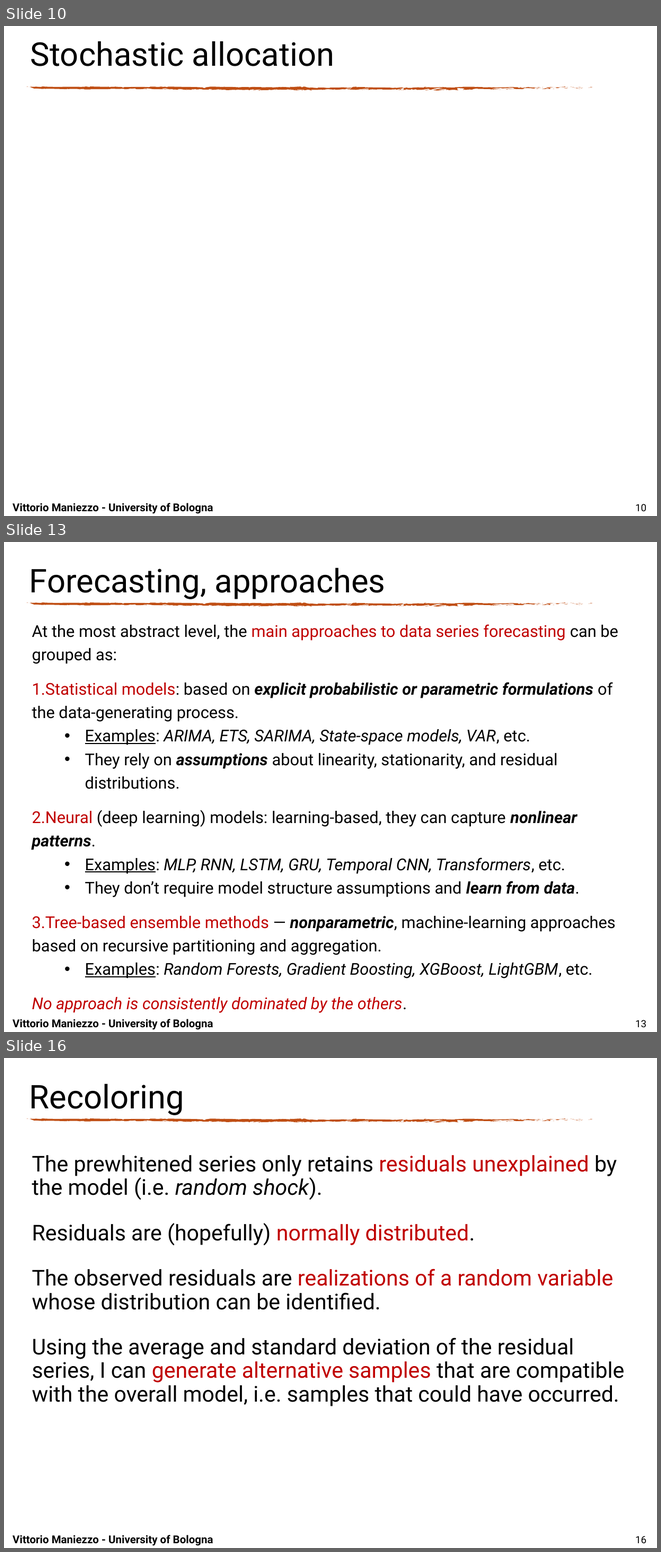
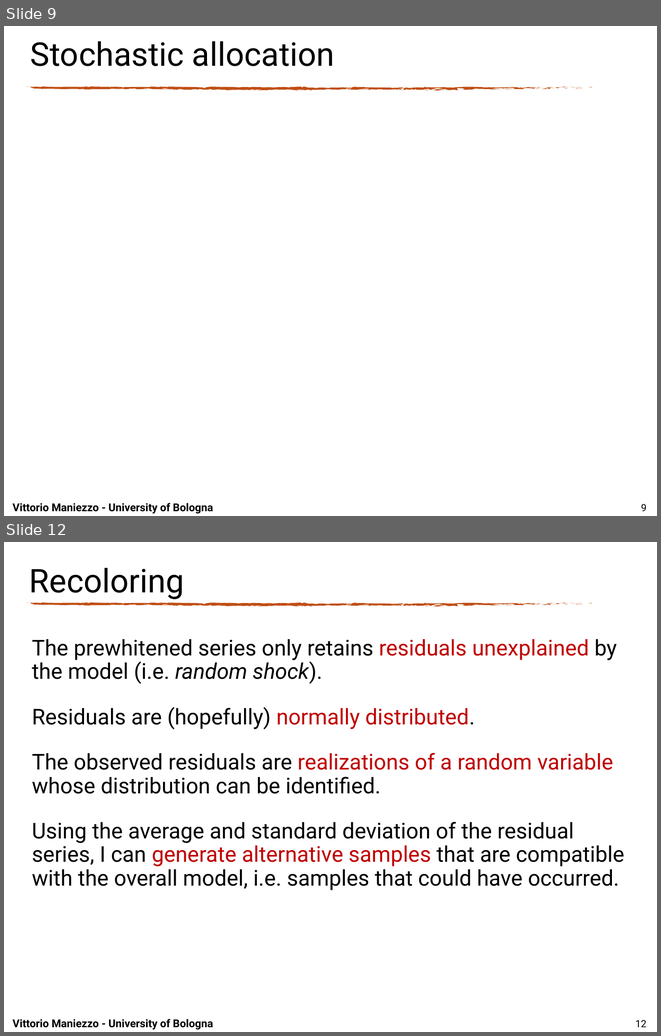
Before and after one commit to maniezzo/GDOforecast, a slide deck: doc/IFORS2026/Ifors_PPT_BESO.pptx. Shown one above the other, each under a label of ours: slides 10, 13 and 16 before the commit, slides 9 and 12 after it; the slides between them are not shown. The pictures are 661x1552 and 661x1036 pixels, drawn with LibreOffice and Linux fonts; fonts in the diff are those of the drawing; grey boxes stand for pictures; background and template pictures are left out. Boxes give left, top, right and bottom in pixels: in the first picture for what was removed or moved away, otherwise in the second. Text is boxed around its words. In the diff, an @@ line names an element or a change of style, - is before the commit and + after.

```diff
--- a/doc/IFORS2026/Ifors_PPT_BESO.pptx
+++ b/doc/IFORS2026/Ifors_PPT_BESO.pptx
@@ slide 13 removed at (x1=4, y1=542, x2=657, y2=1032), background #FFFFFF; not listed: 74 template elements that a slide beside it also shows @@
@@ title removed at (x1=29, y1=567, x2=386, y2=599) @@
-Forecasting, approaches
@@ text removed at (x1=32, y1=624, x2=618, y2=978) @@
-At the most abstract level, the main approaches to data series forecasting can be grouped as:
-1. Statistical models: based on explicit probabilistic or parametric formulations of the data-generating process.
-  • Examples: ARIMA, ETS, SARIMA, State-space models, VAR, etc.
-  • They rely on assumptions about linearity, stationarity, and residual distributions.
-2. Neural (deep learning) models: learning-based, they can capture nonlinear patterns.
-  • Examples: MLP, RNN, LSTM, GRU, Temporal CNN, Transformers, etc.
-  • They don’t require model structure assumptions and learn from data.
-3. Tree-based ensemble methods — nonparametric, machine-learning approaches based on recursive partitioning and aggregation.
-  • Examples: Random Forests, Gradient Boosting, XGBoost, LightGBM, etc.
-No approach is consistently dominated by the others.
@@ text removed at (x1=12, y1=1018, x2=213, y2=1030) @@
-Vittorio Maniezzo - University of Bologna
@@ page number removed at (x1=635, y1=1020, x2=646, y2=1027) @@
-13
@@ what was slide 10 is now slide 9 @@
@@ page number at (x1=641, y1=504, x2=647, y2=511): text changed @@
-10
+9
@@ what was slide 16 is now slide 12 @@
@@ page number at (x1=635, y1=1020, x2=646, y2=1027): text changed @@
-16
+12
```
Also in this commit, not shown: 10 slides changed, 1 slide added, 3 other slides removed, 1 other file.
